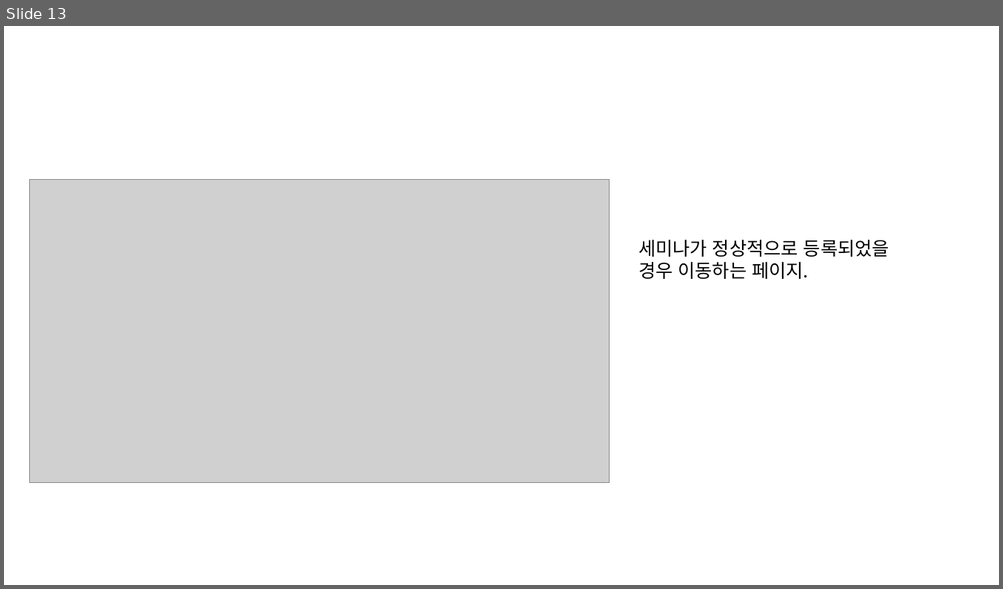
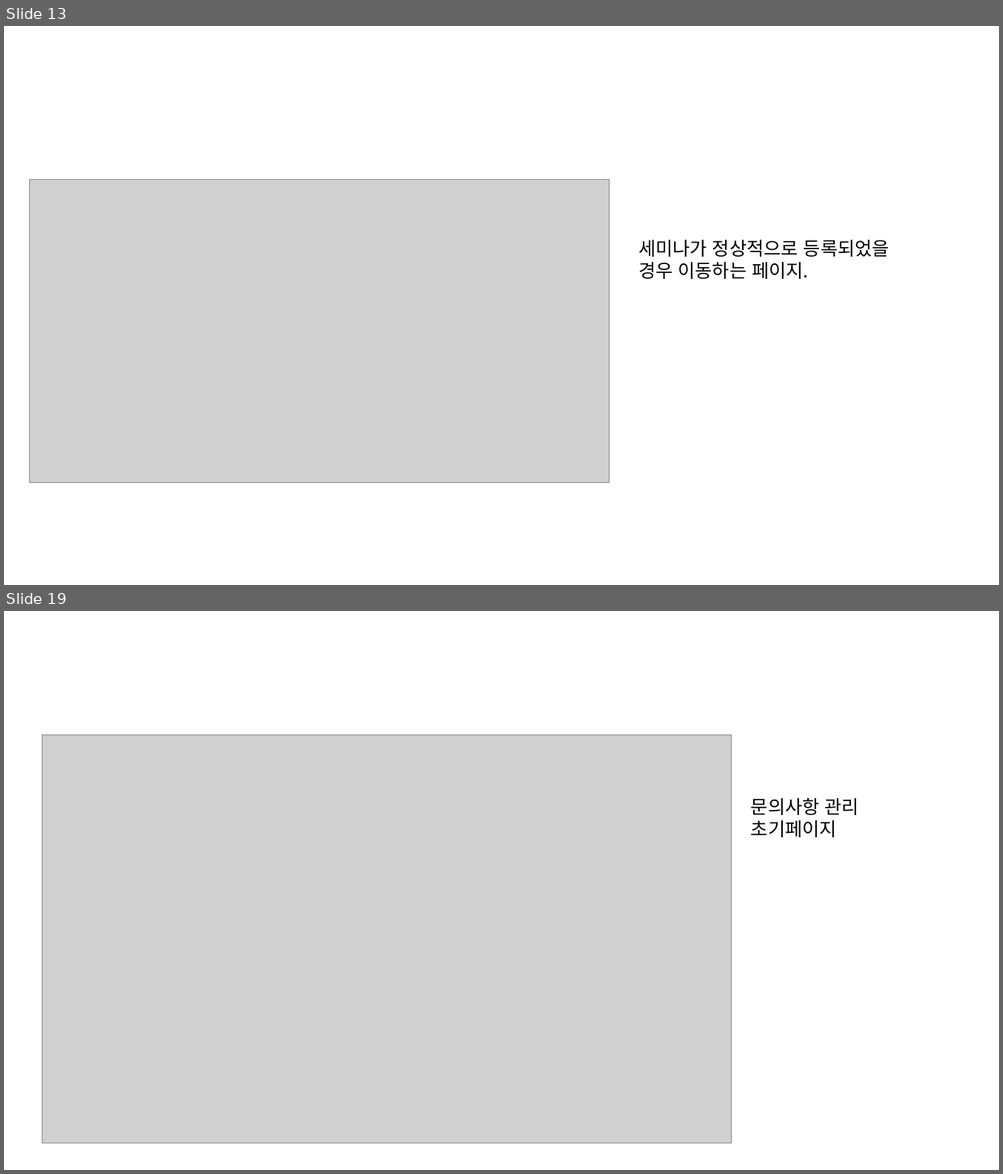
Before and after one commit to ezenteam2/e-Zone, a slide deck: 0 발표용 파워포인트/0424 4차발표/0424 project05 - 파워포인트 - 형준.pptx. Shown one above the other, each under a label of ours: slide 13 before the commit, slides 13 and 19 after it; the slides between them are not shown. The pictures are 1003x589 and 1003x1174 pixels, drawn with LibreOffice and Linux fonts; fonts in the diff are those of the drawing; grey boxes stand for pictures. Boxes give left, top, right and bottom in pixels: in the first picture for what was removed or moved away, otherwise in the second. Text is boxed around its words. In the diff, an @@ line names an element or a change of style, - is before the commit and + after.

```diff
--- a/0 발표용 파워포인트/0424 4차발표/0424 project05 - 파워포인트 - 형준.pptx
+++ b/0 발표용 파워포인트/0424 4차발표/0424 project05 - 파워포인트 - 형준.pptx
@@ slide 19 added at bbox=[4, 611, 999, 1170], background #FFFFFF @@
@@ picture added at bbox=[42, 735, 731, 1144] @@
@@ text added at bbox=[751, 798, 859, 837], 18 pt, text #000000 @@
+문의사항 관리
+초기페이지
```
Also in this commit, not shown: 1 slide changed, 8 other slides added, 1 other file.
